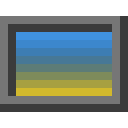
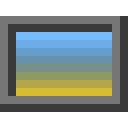
Layered file, before and after one edit (128×128). Changes by layer:
painted on "Farbfüllung 1" over [16, 32, 112, 96]
